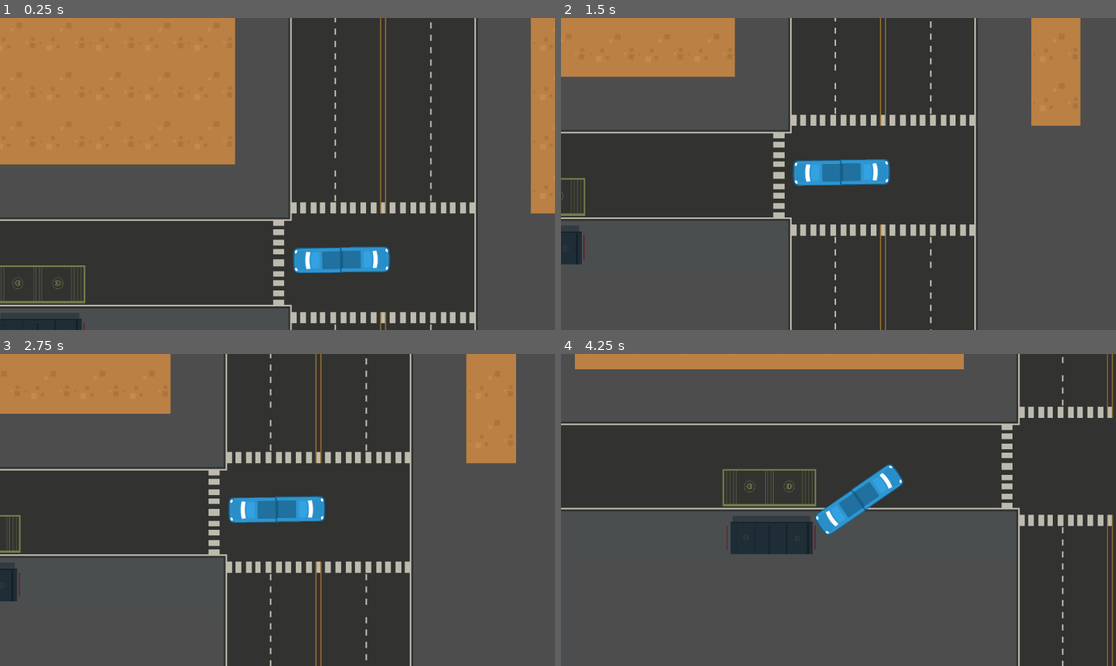
Above: before the commit, frames 1-4 (two rows, left to right).
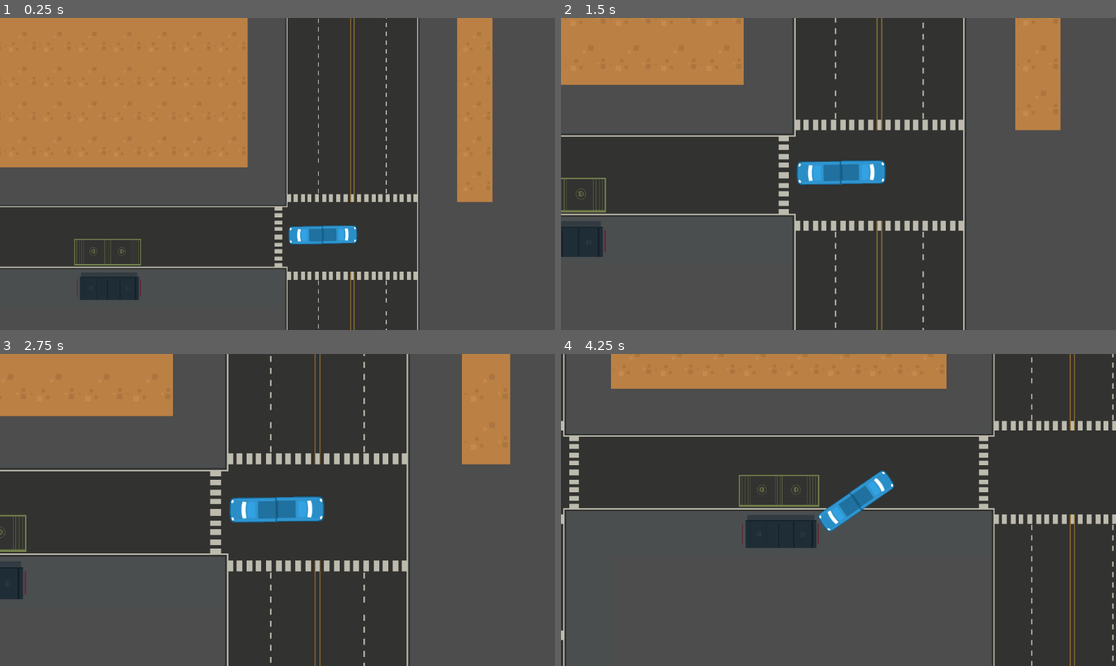
Above: after the commit, the same moments.

Repository: mgardne8/LoopDriver
Game: Godot game, scene res://Assets/Scenes/city_level.tscn
Same seed, same stepped clock (60 frames per second), same inputs: the game is played once before the commit and once after it.
Inputs:
- Up to frame 1 (0.25 s): no input
- Up to frame 2 (1.5 s): hold D (steer_right) 0.53-1.28 s; tap Q (shake) at 0.6, 1.35 s; hold Space (handbrake) from 1.28 s (still down)
- Up to frame 3 (2.75 s): release Space (handbrake) at 2.03 s; hold D (steer_right) from 2.03 s (still down); tap Q (shake) at 2.1 s
- Up to frame 4 (4.25 s): release D (steer_right) at 2.78 s; hold W (accelerate) 2.78-3.53 s; tap Q (shake) at 2.85, 3.6 s; hold A (steer_left) from 3.53 s (still down)

The runs differ from the first frame. In frame 1, 31% of the frame differs, in the area x 0-100%, y 0-100%; in frame 2, 12%; in frame 3, 6.2%; in frame 4, 16%.

Commit message:
Update camera_2d.gd
Had variables reversed, whoops

Diff:
--- a/Assets/Scenes/camera_2d.gd
+++ b/Assets/Scenes/camera_2d.gd
@@ -15,7 +15,7 @@
 func _physics_process(delta: float) -> void:
 		# Camera movement and zoom code
 	position = position.lerp(player.global_position + Vector2(350*(player.velocity.length()/875),0).rotated(player.rotation),8*delta)
-	var zoom_level = lerp(0.8-(player.velocity.length()/875)/3,zoom[0],0.5*delta)
+	var zoom_level = lerp(zoom[0],0.8-(player.velocity.length()/875)/3,1*delta)
 	zoom = Vector2(zoom_level,zoom_level)
 
 func _process(delta: float) -> void:
